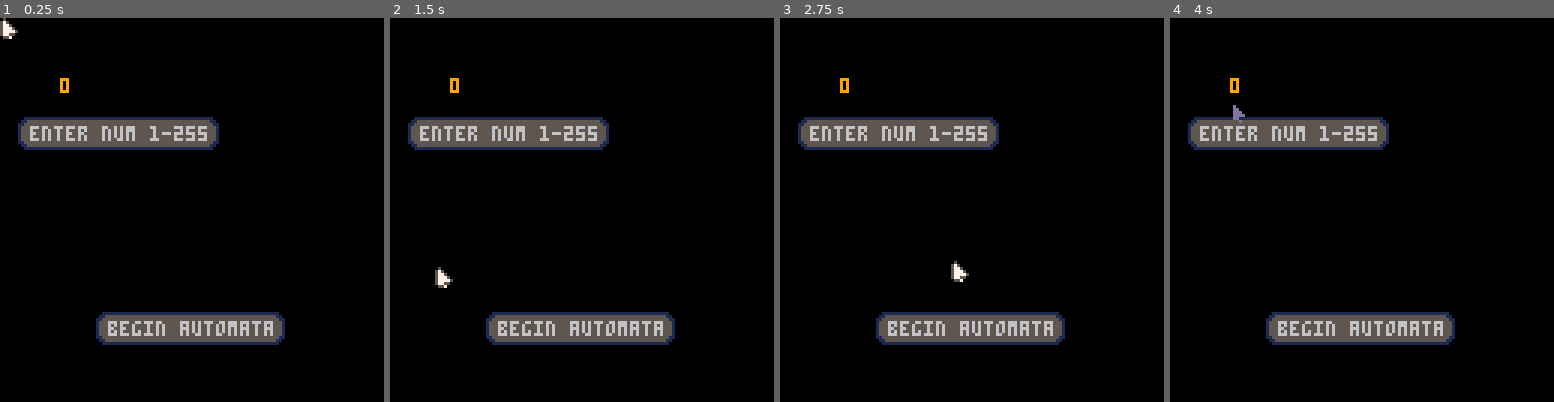
Above: before the commit, frames 1-4 (left to right).
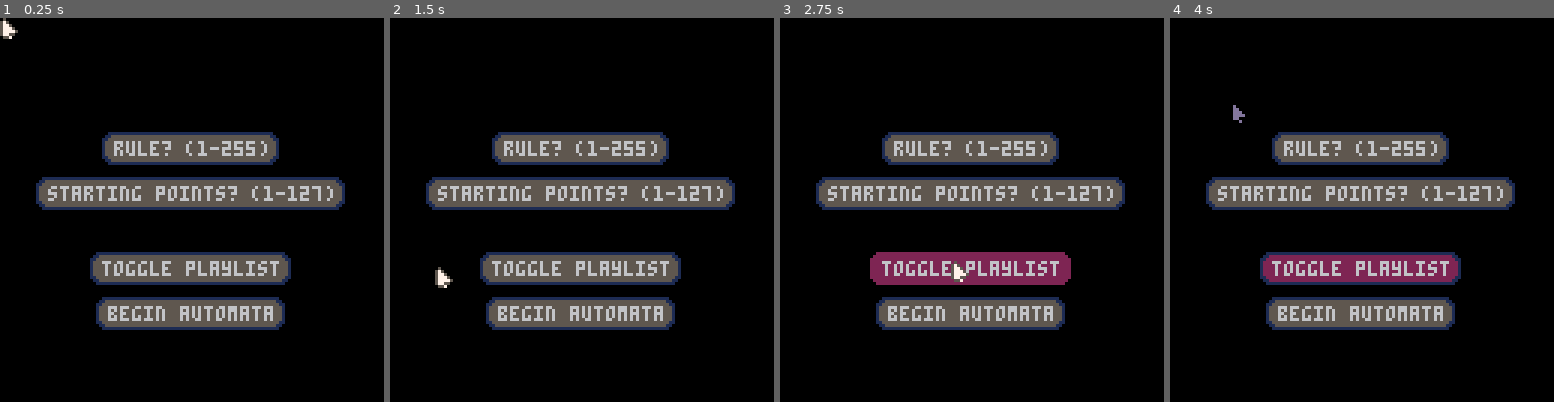
Above: after the commit, the same moments.

Repository: MounifAlzougbi/GameRepo
Game: PICO-8 cartridge automata.p8
Two runs of this game, one before a commit and one after it. Both use one fixed random seed, a clock stepped at 60 frames per second and the inputs below.
Inputs (mouse positions are in pixels of both pictures, inside the frame that each line leads up to):
- Up to frame 1 (0.25 s): no input
- Up to frame 2 (1.5 s): tap X (X key) at 0.33, 1.07 s; click (670, 121) at 0.67 s; tap O (Z key) at 0.7 s; click (436, 267) at 1.22 s
- Up to frame 3 (2.75 s): tap O (Z key) at 1.7, 2.1, 2.5 s; click (887, 114) at 1.77 s; tap X (X key) at 1.85 s; click (952, 259) at 2.32 s
- Up to frame 4 (4 s): click (1404, 106) at 2.87 s; tap O (Z key) at 2.9, 3.3, 3.7 s; tap X (X key) at 2.97 s; click (1465, 256) at 3.42 s; click (1231, 102) at 3.97 s

The runs differ from the first frame. In frame 1, 23% of the frame differs, in the area x 4-90%, y 15-86%; in frame 2, 23%; in frame 3, 23%; in frame 4, 23%.

Commit message:
Update automata.p8
updated gui

Diff:
--- a/automata.p8
+++ b/automata.p8
@@ -112,19 +112,20 @@
 
 
 -->8
+-- automata funcs
+
 
 function is_dead(level)
-	local dead=0
+	local dead=true
 	for x=1,128 do
-		if pget(x,level)==0 then
-			dead+=1
-		end
-	end
-
-	if dead>127 then
-		return true
-	else
-		return false end end
+		if pget(x,level)==1 then
+			dead=false
+		end
+	end
+
+	return dead
+
+end
 
 
 function init_state(int)
@@ -135,8 +136,7 @@
 end
 
 function shift_up()
-	for y=0,127 do
-		local ytbl={}
+	for y=1,127 do
 		for x=0,127 do
 			pset(x,y-1,pget(x,y))
 		end
@@ -147,7 +147,8 @@
 
 function automata_init()
 
-	cool_rules={18,22,26,30,45,54,57,60,73,90,102,105,106,110,122,126,129,150,153,184,225,1,2,8,16,32,64,128,255,1}
+	cool_rules={18,22,26,30,45,54,57,60,73,90,102,105,106,110,122,126,129,150,153,184,1,2,8,16,32,64,128,255,1}
+	playlist=false-- automata playlist
 
 	rule_mem=8000
 
@@ -155,10 +156,11 @@
 
 	rands=8 -- starting points
 
-	init_state(rands)
+--	init_state(rands)
 
 	total=0
 	y=0
+	speed=0.05
 
 
 end
@@ -190,6 +192,15 @@
 
 end
 
+function reset_automata()
+	local rand=flr(rnd(#cool_rules-1))+1
+	rule=cool_rules[rand]
+	y=0
+	cls()
+	init_state(rand/2)
+	speed=0.05
+end
+
 function automata_update()
 
 	last_t=last_t or 0
@@ -198,25 +209,20 @@
 
 	total+=delta_t
 
-	if total>0.05 then
+	if total>speed then
 		new_layer(y)
 		y+=1
 		total=0
 	end
 
-	if y>127 or is_dead(y)
-		or btn(🅾️) then
-		local rand=flr(rnd(#cool_rules-1))+1
-		rule=cool_rules[rand]
-		y=0
---		shift_up()
---		if rule<255 then
---			rule+=1
---		else
---			rule=1
---		end
-		cls()
-		init_state(rands)
+	if y>126
+	and playlist
+	or btn(🅾️) then
+		reset_automata()
+	elseif y>126
+	and playlist!=true then
+		shift_up()
+		y=126
 	end
 
 	last_t=time()
@@ -224,21 +230,59 @@
 end
 -->8
 
+function draw_init()
+	if mouse.y<32
+	and mouse.x>-1
+	and mouse.x<128
+	and mouse.pressed then
+--		flg1=true
+		pset(mouse.x,0,8)
+	else
+--		flg1=false
+	end
+end
 -->8
 -- button stuff
 
 state=1
 -- state 1=menu, 2=in automata
 
-function button_pressed(arg)
+function button_pressed(arg,i)
 	if arg=='start_automata' then
+
+		cls()
+
+		y=0
 		state=2
-		output_num=tonum(gb[1].field.output)
-		if output_num>0
+		output_num=tonum(gb[1].str)
+		init_amnt=tonum(gb[2].str)
+
+		if output_num
+		and output_num>0
 		and output_num<256 then
 			rule=output_num
-			flg=output_num
---			auto
+		else
+			local rand=flr(rnd(#cool_rules-1))+1
+			rule=cool_rules[rand]
+		end
+
+		if init_amnt
+		and init_amnt>0
+		and init_amnt<128 then
+			init_state(init_amnt)
+		else
+			init_state(8)
+		end
+
+
+
+	elseif arg=='toggle_playlist' then
+		if playlist then
+			gb[i].toggle=false
+			playlist=false
+		else
+			gb[i].toggle=true
+			playlist=true
 		end
 	end
 end
@@ -251,13 +295,13 @@
 	-- @number field
 	num_field={
 
-	clicked=false,
-	max_int=255,
-	min_int=0,
-	input=0,
-	output=0,
-
-	new=function(s,tbl)
+		clicked=false,
+		max_int=255,
+		min_int=0,
+		input=0,
+		output=0,
+
+		new=function(s,tbl)
 			tbl=tbl or {}
 			setmetatable(tbl,{
 			__index=s
@@ -265,35 +309,34 @@
 			return tbl
 		end,
 
-	init=function(s)
-
-	end,
-
-	update=function(s)
-
-		if s.input!=nil then
-			if tonum(s.input)==nil then
-				d=1
-			else
-				d=10
-			end
-			s.output=s.output*d+(tonum(s.input) or 0)
-		end
-
-		s.input=nil
-
-		if s.output>s.max_int
-		or s.output<s.min_int then
-			s.output=0
-		end
-
-
-	end
+		init=function(s)
+
+		end,
+
+		update=function(s)
+
+			if s.input!=nil then
+				if tonum(s.input)==nil then
+					d=1
+				else
+					d=10
+				end
+				s.output=s.output*d+(tonum(s.input) or 0)
+			end
+
+			s.input=nil
+
+			if s.output>s.max_int
+			or s.output<s.min_int then
+				s.output=0
+			end
+		end
 
 	}
 
 -- @button
 	button={
+		toggle, -- toggle button?
 		cx,cy,	-- center x,y
 		str,lstr,--last str
 		cstr=6,	-- str clr
@@ -335,6 +378,13 @@
 		end,
 
 		update=function(s,mouse)
+
+			if s.toggle then
+				s.c1=s.cmo
+			else
+				s.c1=5
+			end
+
 			local mouse_coll=mouse:is_b_col(s)
 
 			if mouse_coll then
@@ -344,7 +394,7 @@
 			end
 			if mouse.just_pressed
 			and mouse_coll then
-				button_pressed(s.arg)
+				button_pressed(s.arg,s.index)
 				if s.field then
 					s.field.clicked=true
 				end
@@ -376,16 +426,44 @@
 
 	}
 
+-- @init gui
+
+-- keep ⬇️ as 1 index! num field
 	add(gb,button:new({
-		cx=40,cy=40,
-		str='enter num 1-255',
-		field=num_field:new()
+		cx=64,cy=45,
+		str='rule? (1-255)',
+		field=num_field:new(),
+		index=#gb+1
 	}))
 
 	add(gb,button:new({
-		cx=64,cy=105,--center x,y
+		cx=64,cy=60,
+		str='starting points? (1-127)',
+		field=num_field:new(),
+		index=#gb+1
+	}))
+
+--	add(gb,button:new({
+--		cx=64,cy=40,
+--		str='speed? (default 50)',
+--		field=num_field:new(),
+--		index=#gb+1
+--	}))
+--	gb[#gb].field.output=50
+
+	add(gb,button:new({
+		cx=64,cy=85,
+		str='toggle playlist',
+		arg='toggle_playlist',
+		index=#gb+1
+	}))
+
+	add(gb,button:new({
+		cx=64,cy=100,--center x,y
 		str='begin automata',
-		arg='start_automata'}))--button use
+		arg='start_automata',
+		index=#gb+1
+	}))--button use
 
 --	add(gb,button:new({
 --		cx=64,cy=90,
@@ -451,7 +529,6 @@
 -- game loop
 
 function _init()
-	cls()
 	button_init()
 	mouse:init()
 	automata_init()
@@ -463,6 +540,8 @@
 	end
 
 	if state==1 then
+		draw_init()
+
 		mouse:update()
 		button_update()
 	elseif state==2 then
@@ -472,14 +551,21 @@
 
 function _draw()
 	if state==1 then
-		cls()
+		cls(1)
+		cls(7)
+		cls(5)
+		cls(2)
+		cls(0)
 		button_draw()
 		mouse:draw()
 	elseif state==2
-	and y>32 then
+	and y>32
+	and y<125 then
 		print(rule,60,0,13)
 	end
-	print(gb[1].field.output,20,20,9)
+--	print(mouse.y)
+--	print(mouse.x)
+--	print(flg1)
 end
 
 __gfx__
